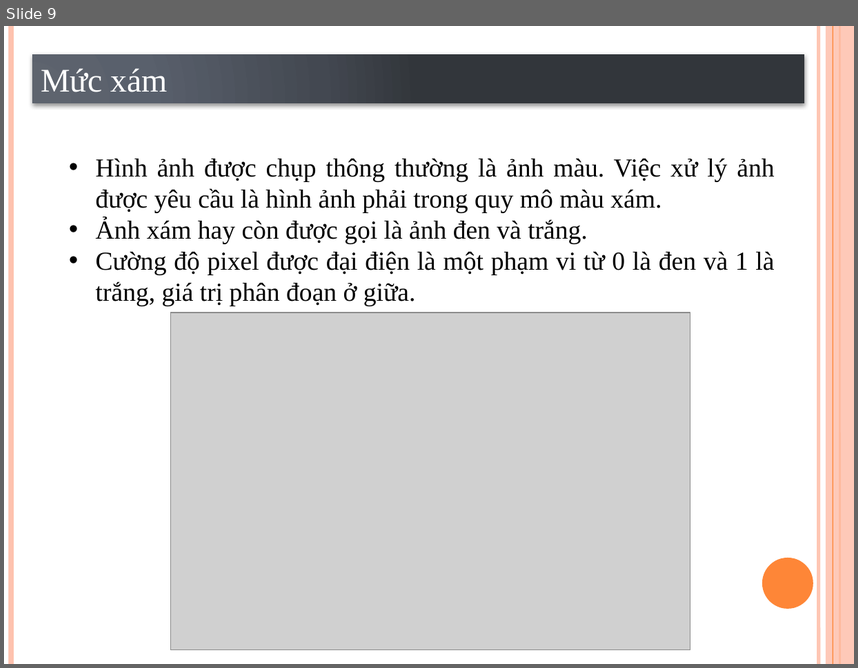
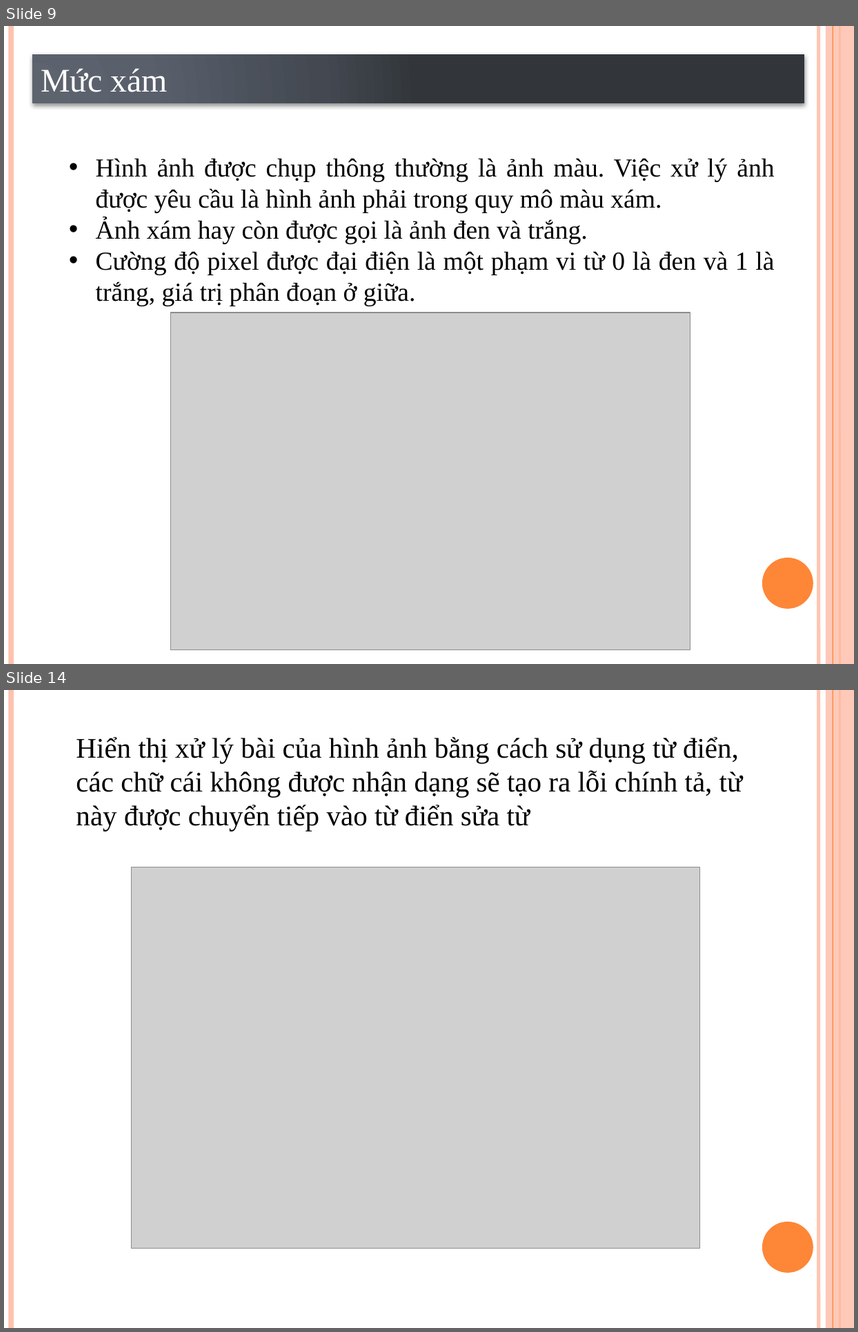
Before and after one commit to VoLeKhanhDuy/Xu_Ly_Anh, a slide deck: Optical character recognition using template matching.pptx. Shown one above the other, each under a label of ours: slide 9 before the commit, slides 9 and 14 after it; the slides between them are not shown. The pictures are 858x668 and 858x1332 pixels, drawn with LibreOffice and Linux fonts; fonts in the diff are those of the drawing; grey boxes stand for pictures. Boxes give left, top, right and bottom in pixels: in the first picture for what was removed or moved away, otherwise in the second. Text is boxed around its words. In the diff, an @@ line names an element or a change of style, - is before the commit and + after.

```diff
--- a/Optical character recognition using template matching.pptx
+++ b/Optical character recognition using template matching.pptx
@@ slide 14 added at [4,690,854,1328], background #FFFFFF; not listed: 6 template elements that a slide beside it also shows @@
@@ text added at [76,737,743,831], 24 pt, text #000000 @@
+Hiển thị xử lý bài của hình ảnh bằng cách sử dụng từ điển, các chữ cái không được nhận dạng sẽ tạo ra lỗi chính tả, từ này được chuyển tiếp vào từ điển sửa từ
@@ picture added at [132,867,700,1248] @@
```
Also in this commit, not shown: 5 other slides added.
